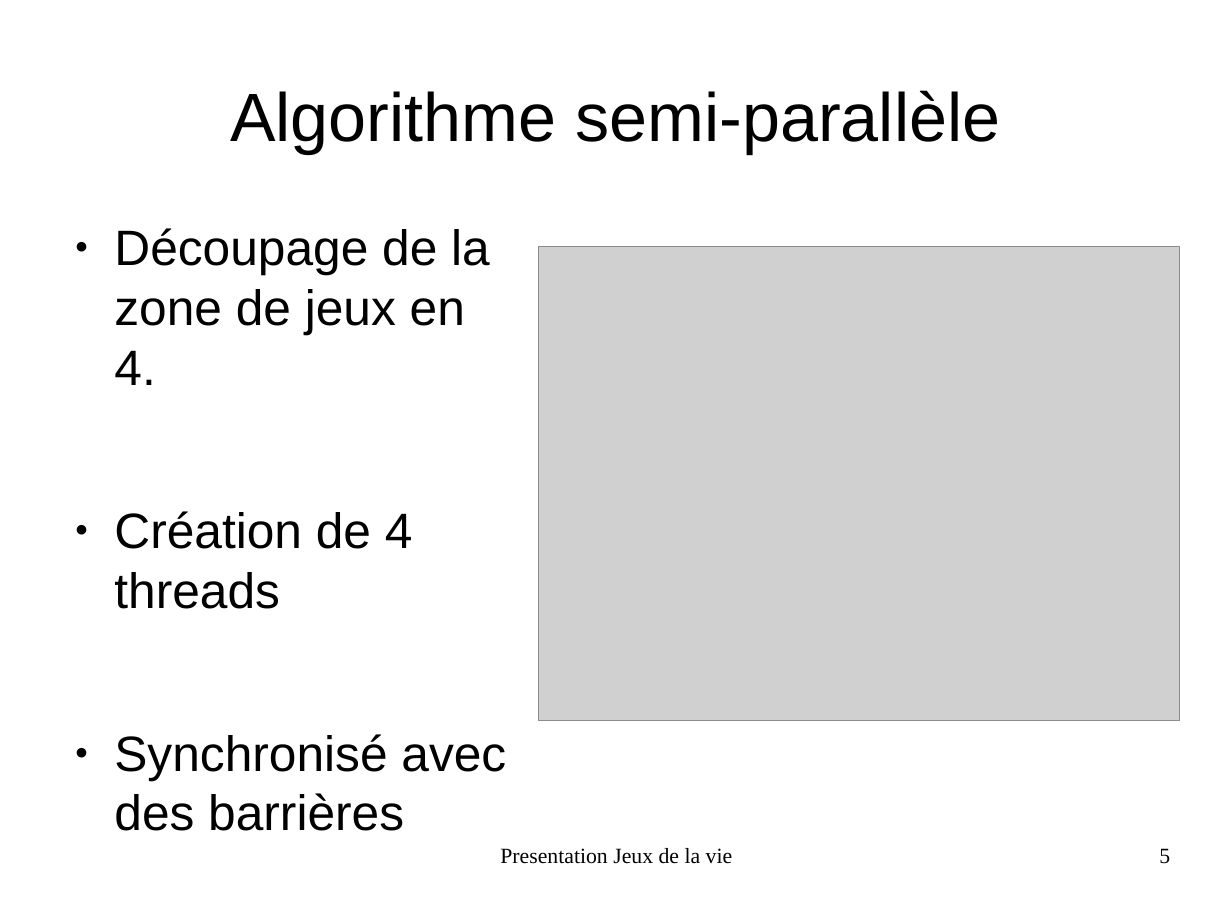
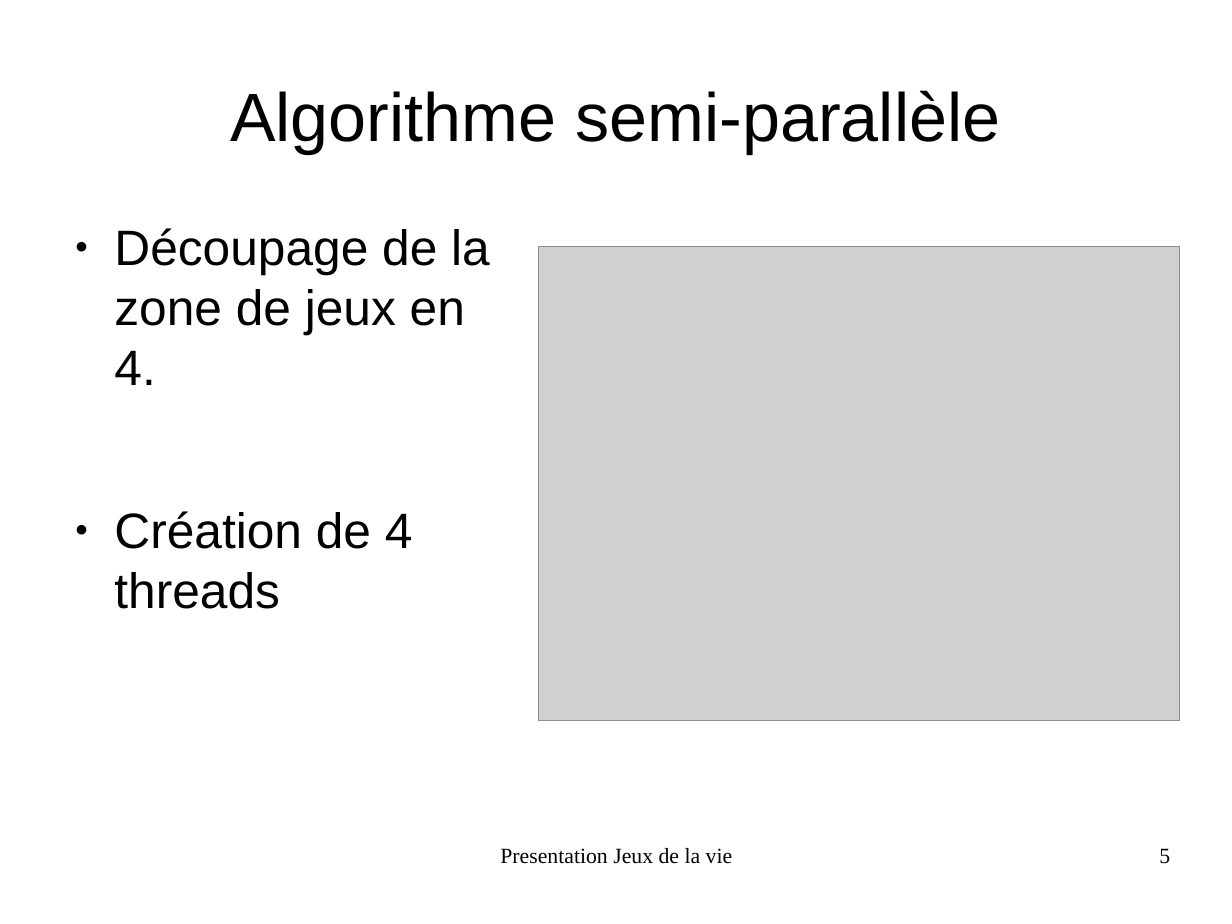
Before and after one commit to FabienInspiron/lifegame, a slide deck: slide 5 of Rapport/Presentation.odp. Drawn at 1232x924 pixels with LibreOffice and Linux fonts; fonts in the diff are those of the drawing; grey boxes stand for pictures. Boxes give left, top, right and bottom in pixels: in the first picture for what was removed or moved away, otherwise in the second. Text is boxed around its words. In the diff, an @@ line names an element or a change of style, - is before the commit and + after.

```diff
--- a/Rapport/Presentation.odp
+++ b/Rapport/Presentation.odp
@@ text at (x1=114, y1=734, x2=506, y2=831): paragraph removed @@
-● Synchronisé avec des barrières
```
Also in this commit, not shown: 2 other slides changed, 1 other file.
